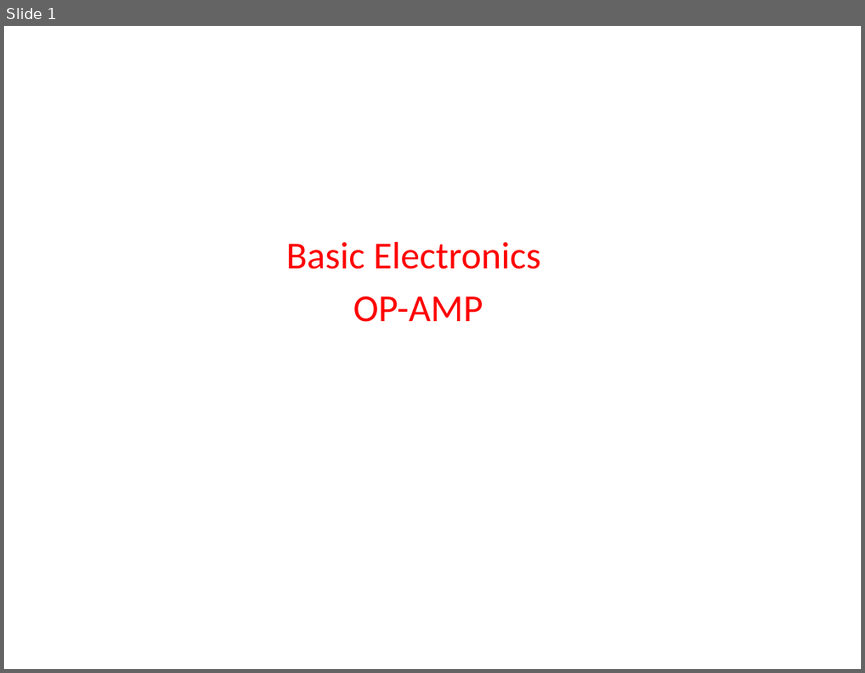
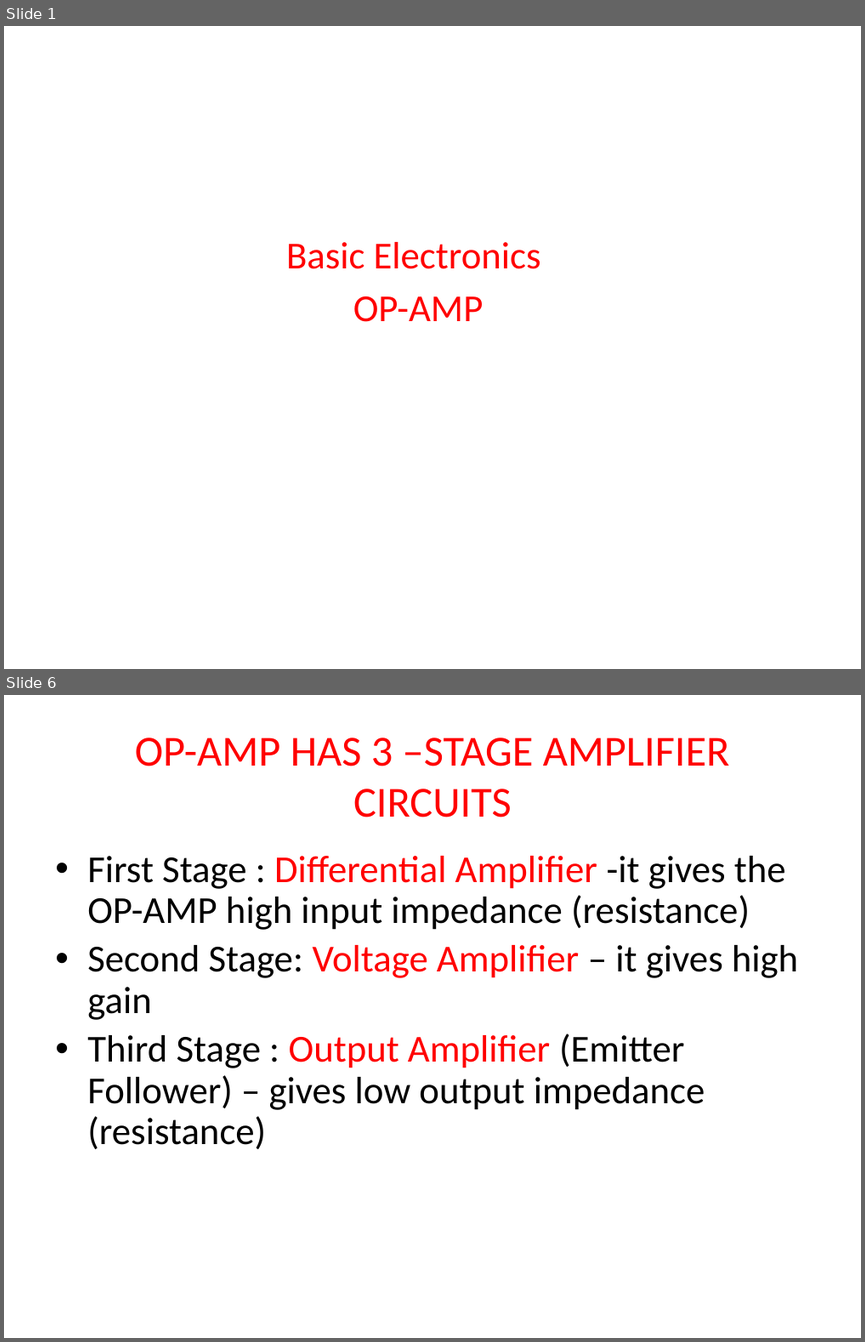
Before and after one commit to madhavirepe/OP-AMP, a slide deck: Op-Amp.pptx. Shown one above the other, each under a label of ours: slide 1 before the commit, slides 1 and 6 after it; the slides between them are not shown. The pictures are 865x673 and 865x1342 pixels, drawn with LibreOffice and Linux fonts; fonts in the diff are those of the drawing. Boxes give left, top, right and bottom in pixels: in the first picture for what was removed or moved away, otherwise in the second. Text is boxed around its words. In the diff, an @@ line names an element or a change of style, - is before the commit and + after.

```diff
--- a/Op-Amp.pptx
+++ b/Op-Amp.pptx
@@ slide 6 added at bbox=[4, 695, 861, 1338], background #FFFFFF @@
@@ title added at bbox=[135, 737, 730, 817], 36 pt, text #FF0000 @@
+OP-AMP HAS 3 –STAGE AMPLIFIER CIRCUITS
@@ text added at bbox=[87, 856, 798, 1149], 32 pt, text #000000 @@
+• First Stage : Differential Amplifier -it gives the OP-AMP high input impedance (resistance)
+• Second Stage: Voltage Amplifier – it gives high gain
+• Third Stage : Output Amplifier (Emitter Follower) – gives low output impedance (resistance)
```
Also in this commit, not shown: 27 other slides added.
